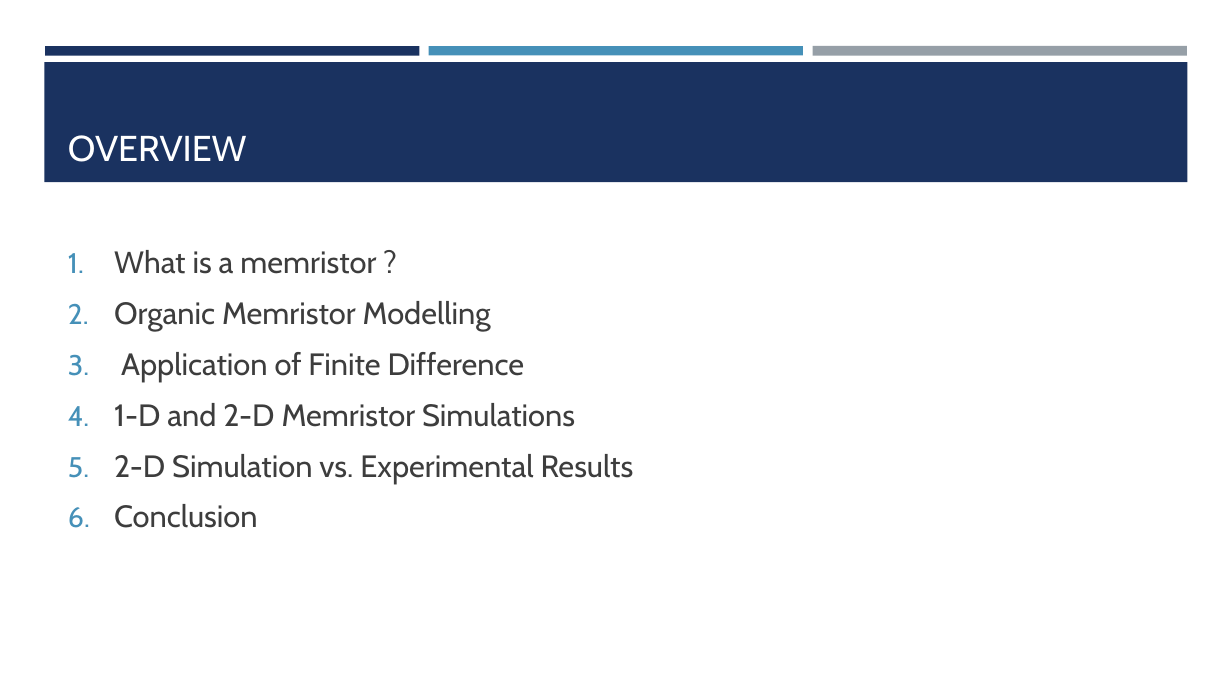
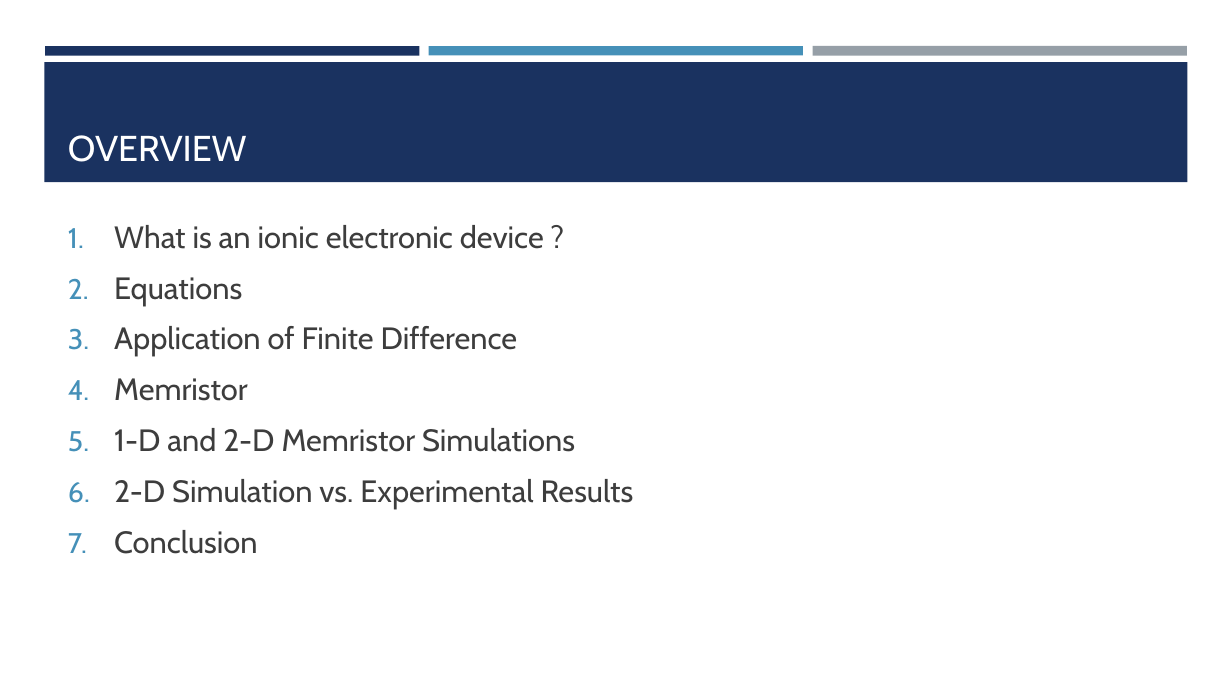
Before and after one commit to cbonfil/ThesisReport, a slide deck: slide 2 of Memristor Thesis/Memristor Presentation.pptx. Drawn at 1232x693 pixels with LibreOffice and Linux fonts; fonts in the diff are those of the drawing. Boxes give left, top, right and bottom in pixels: in the first picture for what was removed or moved away, otherwise in the second. Text is boxed around its words. In the diff, an @@ line names an element or a change of style, - is before the commit and + after.

```diff
--- a/Memristor Thesis/Memristor Presentation.pptx
+++ b/Memristor Thesis/Memristor Presentation.pptx
@@ text at bbox=[114, 225, 544, 305]: text changed @@
-1. What is a memristor ?
-2. Organic Memristor Modelling
+1. What is an ionic electronic device ?
+2. Equations
@@ text at bbox=[114, 378, 248, 401]: paragraph added @@
+4. Memristor
```
Also in this commit, not shown: 19 other slides changed, 3 slides added, 2 slides removed.
